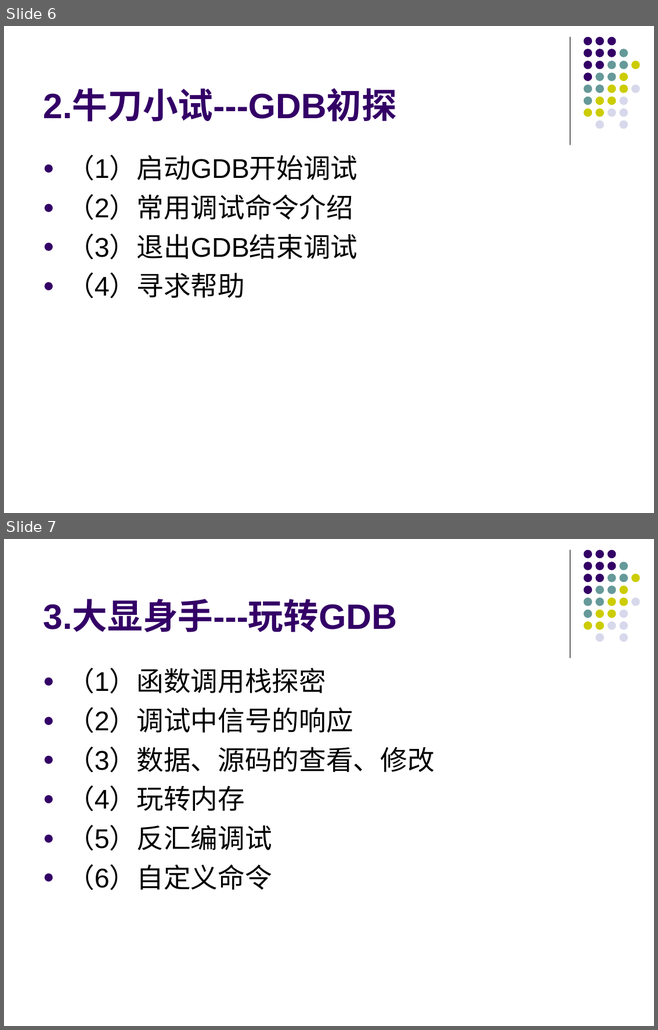
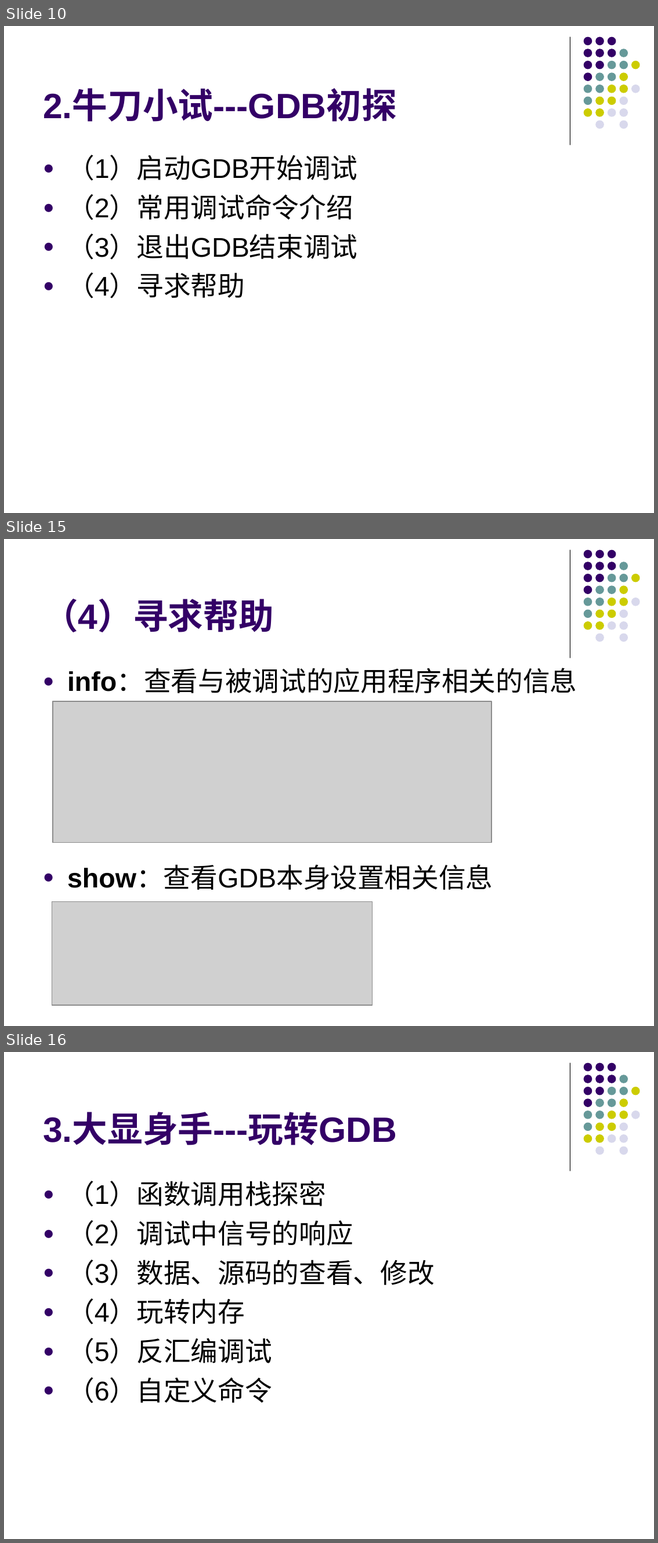
Before and after one commit to KublaikhanGeek/reactor, a slide deck: docs/手把手教你玩转GDB/手把手教你玩转GDB.ppt. Shown one above the other, each under a label of ours: slides 6 and 7 before the commit, slides 10, 15 and 16 after it; the slides between them are not shown. The pictures are 658x1030 and 658x1543 pixels, drawn with LibreOffice and Linux fonts; fonts in the diff are those of the drawing; grey boxes stand for pictures. Boxes give left, top, right and bottom in pixels: in the first picture for what was removed or moved away, otherwise in the second. Text is boxed around its words. In the diff, an @@ line names an element or a change of style, - is before the commit and + after.

```diff
--- a/docs/手把手教你玩转GDB/手把手教你玩转GDB.ppt
+++ b/docs/手把手教你玩转GDB/手把手教你玩转GDB.ppt
@@ slide 15 added at box(4, 539, 654, 1026), background #FFFFFF; not listed: 32 template elements that a slide beside it also shows @@
@@ title added at box(43, 599, 274, 632), 39 pt, text #330066, bold @@
+（4）寻求帮助
@@ text added at box(67, 669, 577, 890), 30 pt, text #000000 @@
+● info：查看与被调试的应用程序相关的信息
+● show：查看GDB本身设置相关信息
@@ picture added at box(53, 701, 491, 843) @@
@@ picture added at box(52, 901, 372, 1005) @@
@@ what was slide 6 is now slide 10 @@
@@ what was slide 7 is now slide 16 @@
```
Also in this commit, not shown: 10 other slides added, 2 slides removed.
